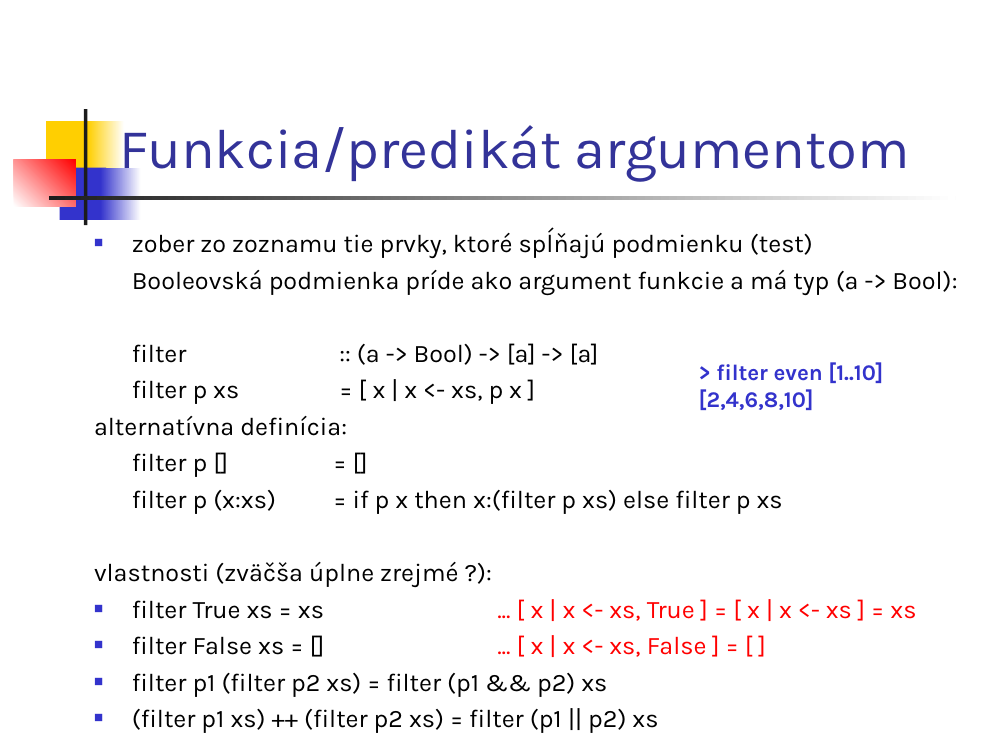
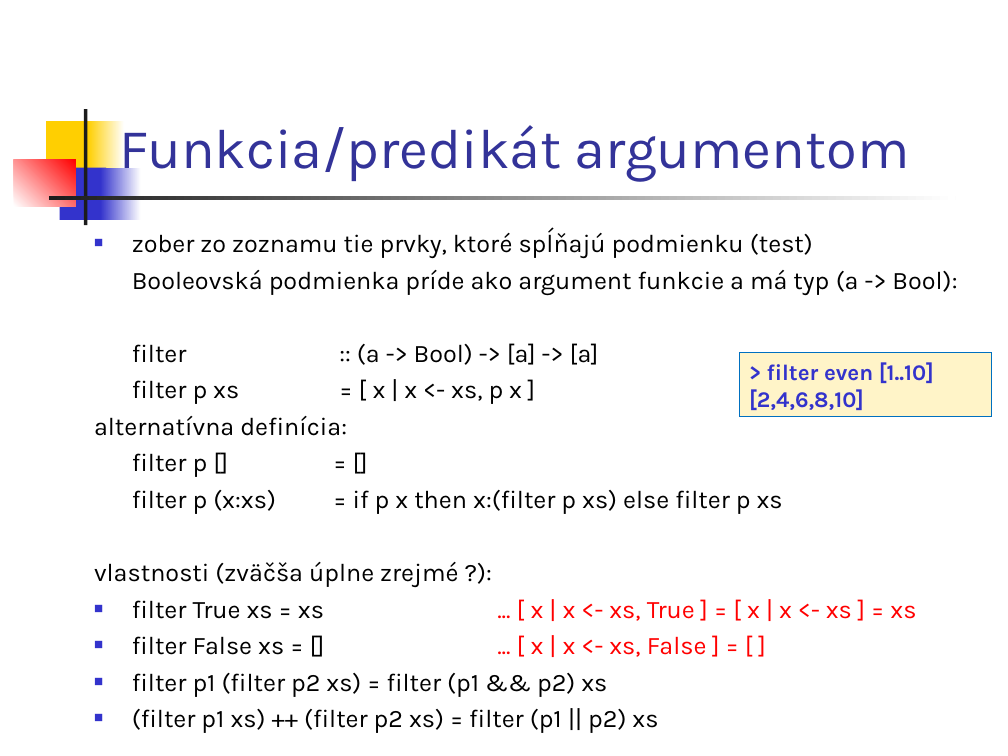
Before and after one commit to Funkcionalne/Prednasky, a slide deck: slide 9 of 02/02_fpro.ppt. Drawn at 1008x756 pixels with LibreOffice and Linux fonts; fonts in the diff are those of the drawing. Boxes give left, top, right and bottom in pixels: in the first picture for what was removed or moved away, otherwise in the second. Text is boxed around its words. In the diff, an @@ line names an element or a change of style, - is before the commit and + after.

```diff
--- a/02/02_fpro.ppt
+++ b/02/02_fpro.ppt
@@ rectangle "> filter even [1..10]": place and size @@
-rectangle "> filter even [1..10]" at bbox=[699, 362, 883, 410]
+rectangle "> filter even [1..10]" at bbox=[739, 353, 991, 417]
@@ rectangle "> filter even [1..10]" at bbox=[739, 353, 991, 417]: fill none to #FFF4C8; outline none to #0070C0 0.74 pt @@
```
Also in this commit, not shown: 5 other slides changed, 3 slides added, 9 other files.
